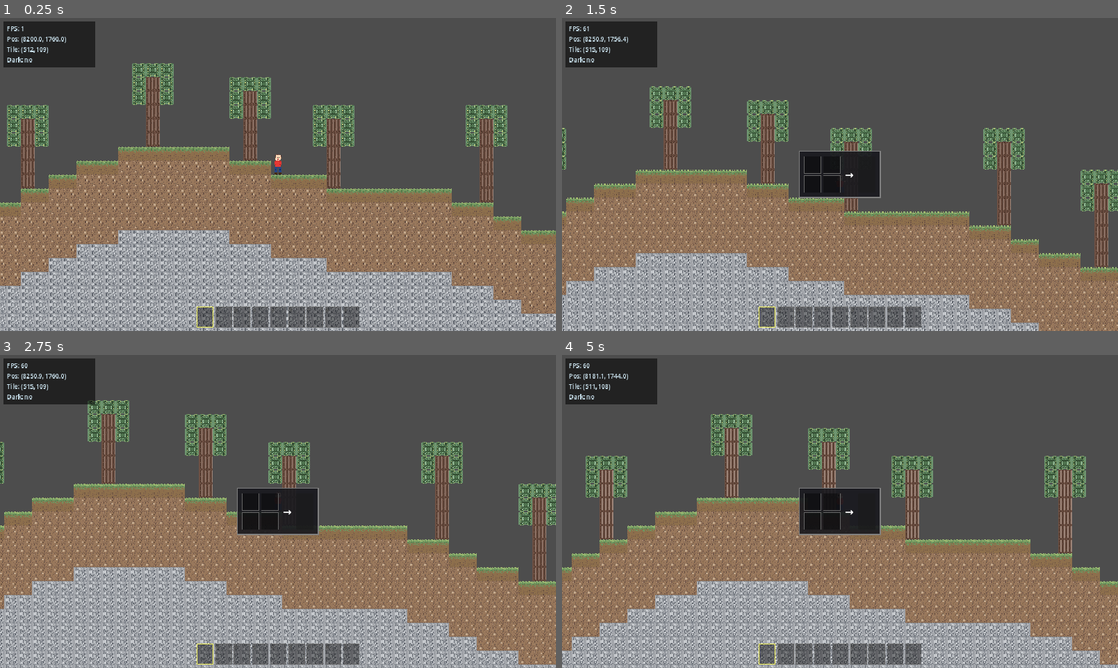
Above: before the commit, frames 1-4 (two rows, left to right).
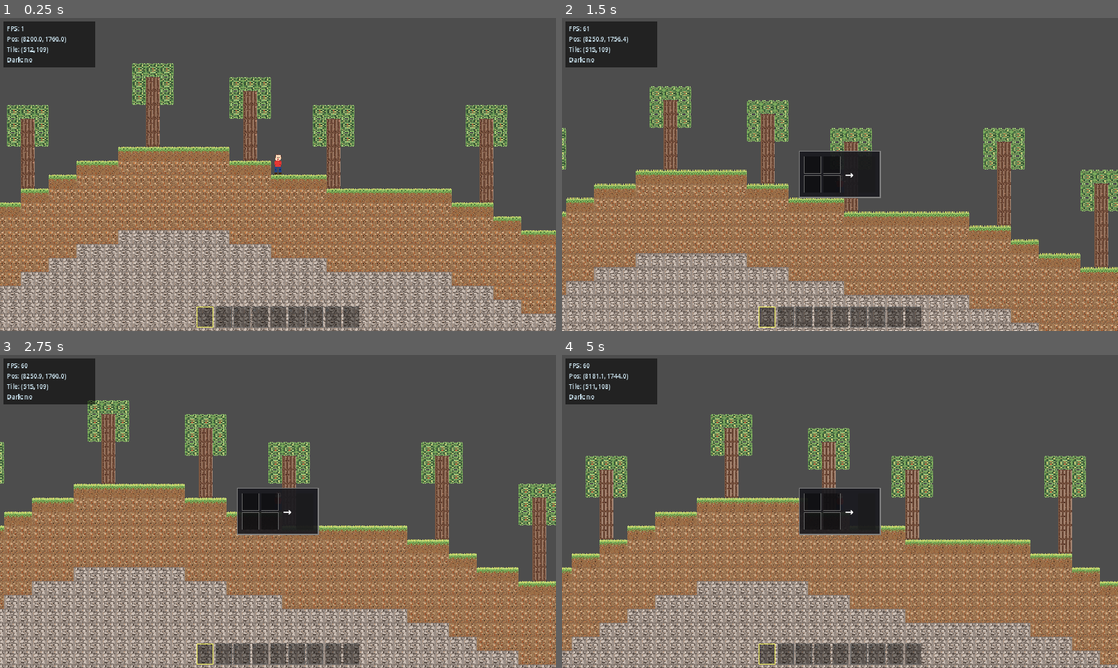
Above: after the commit, the same moments.

Repository: Nornttyy/tielaruia
Game: Godot game, scene res://scenes/main.tscn
The game is run twice, just before and just after one commit, with the same random seed, the same clock (stepped at 60 frames per second) and the same inputs.
Inputs (mouse positions are in pixels of both pictures, inside the frame that each line leads up to):
- Up to frame 1 (0.25 s): no input
- Up to frame 2 (1.5 s): tap Enter at 0.5 s; move the mouse to (962, 158) at 0.52 s; hold D (move_right) 0.53-1.25 s; tap C (crafting_2x2) at 0.6 s; click (962, 158) at 0.67 s; tap Space (jump) at 0.77 s; drag from (728, 190) to (812, 237) at 1.27 s
- Up to frame 3 (2.75 s): move the mouse to (333, 442) at 2.02 s; press the mouse at (333, 442) at 2.03 s; hold D (move_right) from 2.03 s (still down)
- Up to frame 4 (5 s): release D (move_right) at 2.75 s; release the mouse at (895, 442) at 2.75 s; tap Space (jump) at 2.75, 3.77 s; drag from (812, 574) to (673, 464) at 2.77 s; move the mouse to (1006, 558) at 3.52 s; hold A (move_left) 3.53-4.25 s; hold Shift 3.53-4.25 s; drag from (673, 464) to (756, 433) at 4.27 s

The runs differ from the first frame. In frame 1, 32% of the frame differs, in the area x 0-100%, y 14-100%; in frame 2, 25%; in frame 3, 31%; in frame 4, 29%.

Commit message:
art(blocks): 全面重画 6 个方块 pattern — 暖色调 + 高细节
调色板从冷转暖:
- STONE 冷蓝灰 → 暖灰 (warm warm-grey + 砂岩 o 调)
- GRASS/LEAVES 偏冷绿 → 偏黄暖绿 + 金黄草穗/橄榄/秋红浆果
- DIRT 加红棕 r + 暖橙 o, 整体上色
- SAND 偏柠檬黄 → 暖沙黄 + 橙调
- LOG 加 r/p/o 中树皮和樱木暖橙

Pattern 重画 (不是只换色):
- GRASS: 参差不齐草尖 (3 种颜色混合) + 草根 r 下垂进泥土
- DIRT: 暖土团块 (LL + o 边缘) + 红棕砂粒 (r) + 多层石子
- STONE: 暖灰岩石块 (4 个 LL 凸块) + 横向裂纹 (kkkk) 而非散点
- SAND: 横向波纹 (Y) + 沙丘凸起 (LL) + 暖橙沙粒, 不再纯黄
- LOG: 4 道竖凹沟 + 凸条 + 2 个木结 (RR 带 B 框) 而非单 RR
- LEAVES: 多个叶簇 (簇心 hhh 高光带) + 秋红浆果 r + 4 角透空

Co-Authored-By: Claude Opus 4.7 (1M context) <noreply@anthropic.com>

Diff:
--- a/scripts/art/blocks_art.gd
+++ b/scripts/art/blocks_art.gd
@@ -24,64 +24,72 @@
 # --- 调色板 (每方块独立) ---
 
 const _P_GRASS := {
-	"a": Color8(143, 179, 112),  # 高光 (柔化)
-	"g": Color8(111, 149, 96),   # 基色 (降饱和)
-	"G": Color8(84, 120, 74),    # 阴影
-	"m": Color8(125, 158, 95),   # 中绿 (新)
-	"y": Color8(176, 190, 110),  # 黄绿草尖 (新)
-	"d": Color8(141, 111, 76),   # 泥土过渡 (变暖)
-	"D": Color8(117, 89, 74),    # 泥土阴影
-	"k": Color8(91, 69, 58),     # 小石子
+	"a": Color8(181, 214, 115),  # 暖黄绿高光
+	"g": Color8(125, 173, 90),   # 暖绿基
+	"G": Color8(79, 124, 62),    # 深暖绿
+	"m": Color8(149, 194, 97),   # 中暖绿
+	"y": Color8(220, 220, 120),  # 金黄草尖
+	"s": Color8(199, 204, 90),   # 金黄草穗
+	"d": Color8(156, 112, 72),   # 暖泥
+	"D": Color8(126, 88, 64),    # 泥阴影
+	"k": Color8(94, 65, 44),     # 小石子
+	"l": Color8(186, 144, 112),  # 泥高光
+	"r": Color8(160, 90, 48),    # 红棕根
 }
 
 const _P_DIRT := {
-	"d": Color8(153, 120, 92),   # 基色 (柔化)
-	"D": Color8(117, 89, 74),    # 阴影 (柔化)
-	"k": Color8(91, 69, 58),     # 小石子 (变暖)
-	"l": Color8(179, 149, 122),  # 高光 (柔化)
-	"L": Color8(195, 169, 141),  # 凸起亮面 (柔化)
-	"p": Color8(126, 106, 86),   # 冷棕调 (新)
-	"r": Color8(139, 109, 79),   # 红棕调 (新)
+	"d": Color8(160, 122, 85),   # 暖泥基
+	"D": Color8(126, 88, 64),    # 深暗
+	"k": Color8(92, 63, 42),     # 石子
+	"l": Color8(188, 149, 115),  # 高光
+	"L": Color8(204, 166, 129),  # 凸起亮
+	"r": Color8(160, 85, 46),    # 红棕
+	"p": Color8(136, 97, 68),    # 冷棕
+	"o": Color8(201, 126, 69),   # 暖橙
 }
 
 const _P_STONE := {
-	"s": Color8(163, 166, 171),  # 基色 (微冷蓝调)
-	"S": Color8(126, 131, 137),  # 阴影
-	"l": Color8(182, 186, 190),  # 高光
-	"k": Color8(95, 100, 108),   # 裂纹 (柔化)
-	"L": Color8(199, 202, 206),  # 凸起亮面 (柔化, 不再刺眼)
-	"m": Color8(142, 146, 154),  # 中灰 (新)
-	"b": Color8(107, 112, 122),  # 冷蓝灰 (新)
+	"s": Color8(156, 144, 136),  # 暖灰基 (warm warm-grey)
+	"S": Color8(122, 110, 102),  # 暖灰阴影
+	"l": Color8(182, 168, 158),  # 暖高光
+	"k": Color8(92, 80, 72),     # 暖裂纹
+	"L": Color8(204, 191, 181),  # 暖凸起
+	"m": Color8(138, 125, 116),  # 中暖灰
+	"b": Color8(110, 98, 90),    # 深暖灰
+	"o": Color8(184, 154, 130),  # 砂岩调
 }
 
 const _P_SAND := {
-	"y": Color8(220, 190, 131),  # 基色 (大幅降饱和)
-	"Y": Color8(184, 156, 110),  # 阴影
-	"l": Color8(235, 215, 168),  # 高光 (柔和米黄)
-	"k": Color8(147, 121, 77),   # 小石子
-	"L": Color8(240, 222, 181),  # 凸起亮面 (柔化)
-	"o": Color8(202, 168, 119),  # 暖中调 (新)
-	"b": Color8(214, 189, 140),  # 沙色变种 (新)
+	"y": Color8(229, 196, 133),  # 暖沙基
+	"Y": Color8(184, 152, 104),  # 阴影
+	"l": Color8(240, 220, 168),  # 高光
+	"k": Color8(138, 110, 69),   # 石子
+	"L": Color8(245, 227, 181),  # 凸起亮
+	"o": Color8(213, 162, 107),  # 暖橙
+	"r": Color8(193, 130, 80),   # 深暖
+	"b": Color8(221, 183, 120),  # 沙变种
 }
 
 const _P_LOG := {
-	"b": Color8(110, 80, 67),    # 树皮基色 (柔化)
-	"B": Color8(74, 52, 41),     # 树皮深沟
-	"l": Color8(154, 131, 119),  # 树皮高光（凸条, 柔化)
-	"R": Color8(92, 67, 56),     # 木结
-	"r": Color8(132, 103, 87),   # 中树皮 (新)
-	"p": Color8(120, 90, 75),    # 副基色 (新)
-	"s": Color8(146, 119, 106),  # 树皮变种 (新)
+	"b": Color8(124, 86, 64),    # 暖树皮基
+	"B": Color8(85, 53, 41),     # 深沟
+	"l": Color8(163, 133, 115),  # 树皮高光
+	"R": Color8(108, 70, 54),    # 木结
+	"r": Color8(148, 111, 88),   # 中树皮
+	"p": Color8(136, 96, 76),    # 副基
+	"s": Color8(161, 132, 114),  # 树皮变种
+	"o": Color8(184, 131, 106),  # 樱木暖橙
 }
 
 const _P_LEAVES := {
-	"l": Color8(111, 150, 112),  # 中绿 (柔化)
-	"L": Color8(79, 116, 79),    # 阴影
-	"d": Color8(53, 79, 52),     # 最深
-	"h": Color8(143, 181, 144),  # 高光 (柔化)
-	"y": Color8(181, 190, 116),  # 黄橄榄 (新)
-	"s": Color8(91, 126, 91),    # 中阴影 (新)
-	"a": Color8(162, 176, 122),  # 鼠尾草 (新)
+	"l": Color8(125, 173, 92),   # 暖中绿
+	"L": Color8(86, 129, 74),    # 暖阴影
+	"d": Color8(58, 89, 56),     # 最深
+	"h": Color8(164, 197, 122),  # 暖高光
+	"y": Color8(201, 197, 111),  # 金橄榄
+	"s": Color8(108, 142, 88),   # 中阴影
+	"a": Color8(180, 185, 120),  # 鼠尾草
+	"r": Color8(184, 100, 58),   # 秋红
 }
 
 const _P_PLANKS := {
@@ -115,124 +123,124 @@
 
 # --- 图案 (每方块 16x16) ---
 
-# 草方块：草尖 (y黄绿 + a高光 + .透空) + 中绿 m 增加色彩层次
+# 草方块：参差不齐草尖 (透空+金黄y+穗s) → 多层暖绿 (a/g/m/G) → 草根下垂 (r) → 暖泥
 const _GRASS := [
-	".y..aa..a..ay..a",
-	"amaagaagamagaaya",
-	"agGmgmGggmgmgGga",
-	"GgmgGgGmggGgGmgg",
-	"gGddgdGddgGdgdgg",
-	"ddggddgdgdggddgd",
-	"dddgddddddddgddd",
-	"dddddddddddddddd",
-	"dDdddddDdddddddd",
-	"ddDddddddddddddd",
-	"DdddddddddDdkddd",
-	"ddDddDdddddddddd",
-	"dddddddDdkddDddd",
-	"DddddDddddddddDd",
-	"dddDddddddddDddd",
-	"dDddddDdddddkddd",
-]
-
-# 泥土：凸起 (LL) + 石子 (k) + 红棕 (r) + 冷棕 (p) 色斑加色彩层次
+	".y..s.y.s.a.y.s.",
+	"ayasaysaygasaaya",
+	"gagmgaGmgaGmgagm",
+	"mgGmgmGgmGgmGgGm",
+	"GgmGgGmgGgmGgGmg",
+	"gGdgrgGdgrGdgrGd",
+	"drddrddgddrddddg",
+	"dDdldDddkddDdddl",
+	"ddDdddDddlddrddd",
+	"DdlrddddDddkdddd",
+	"ddDddrdDddddddDd",
+	"ddrdkddddrddDddd",
+	"dDdddDdddrkddDdd",
+	"drdddddDdldDdddd",
+	"ddDdddrddkdDdddd",
+	"Ddrdddrkddrdldrd",
+]
+
+# 泥土：暖土团块 (LL+边缘 o 暖橙) + 红棕 (r) 砂粒 + 冷棕 (p) + 深石子 (k) 细节
 const _DIRT := [
-	"dDdDdpDddDpdDdDd",
-	"ddlDdrdddddddkdd",
-	"dDdddkdDdLLdrddd",
-	"dddpdddddLLdkddd",
-	"dDddDdpdddddrddd",
-	"ddkddDdddddpdddD",
-	"ddDdddddrdkLLddd",
-	"dpddddddddDLLdkd",
-	"dlddpdddDdddddDd",
-	"ddddDddrdddddpDd",
-	"DdpdddddddDddkdd",
-	"ddddDkdrdddddddd",
-	"ddDLLdpdddddDddD",
-	"dpdLLddDdddddDDd",
-	"ddddddDdrddkdDdd",
-	"DddDdDdpdDddrdDd",
-]
-
-# 石头：凸起 (LL) + 裂纹 (k) + 中灰 (m) + 冷蓝灰 (b) 加色彩
+	"dDdpdDdDdpdDdpdD",
+	"dlddddrddpkddpdd",
+	"ddoLLddddDLLdrdd",
+	"dDoLLrdddDLLdkdd",
+	"dpddDdoLLdrkdLLd",
+	"ddpdrddLLddDddLd",
+	"ddDdrkddrdkdrkdd",
+	"dpdddDdpdldDdldD",
+	"dllLdpddrdkdldDd",
+	"dpdLLrddpdddrDdd",
+	"DdddorddddLLkdpd",
+	"ddpdDodddpdLLrdd",
+	"dDdrdLLddpdddoDd",
+	"dpddrdDdkddpdkdD",
+	"drDdpdrddoddDddo",
+	"DdpdrdDpdrdpDdrd",
+]
+
+# 石头：暖灰岩石块 (LL 凸块带 o 暖砂岩高光) + 横向裂纹 (kkkk) + 中灰 m / 深灰 b
 const _STONE := [
-	"sSmSsssSsSmSsSbs",
-	"slksslLLslsmsLss",
-	"ssksklLLslsssLbs",
-	"ssklssklssbsklss",
-	"sLLLLkssksssklms",
-	"sLLLLklllksbsLss",
-	"sLLLLklllksssLss",
-	"sssklllllkLLkbss",
-	"ssbklssklsLLkLss",
-	"ssklksksslsklsLm",
-	"slkssklllsmLLkss",
-	"slksslssklsLLkms",
-	"sssklssklsbsklss",
-	"sssLLkssssklbsLs",
-	"ssLLLkksssmklssb",
-	"sSsSsbsSsSmSsSss",
-]
-
-# 沙：凸起 (LL) + 石子 (k) + 暖中调 (o) + 变种 (b) 加色彩
+	"SbsSsbsSsbsSsbsS",
+	"smLLkssssooLLkss",
+	"sLLLkssksslLLkss",
+	"sslksskkkkksslkk",
+	"somLLLsksslkmLss",
+	"soLLLLssllksLLls",
+	"ssLLLkssbkssLLLs",
+	"slkkkkbsslkkkkls",
+	"somsLLLsskLLLmss",
+	"sLLkssolksLLLkbs",
+	"sLLslkkbskssLLls",
+	"ssssLLLLossolssm",
+	"somsLLLkssbkLLss",
+	"sslkkkbsslkLLLss",
+	"somssklllksmsLls",
+	"sSsbsSsSsbsSsSss",
+]
+
+# 沙：横向波纹 (Y 浅条) + 暖橙 o/b 沙粒 + 凸起沙丘 (LL) + 偶发暗石 (k)
 const _SAND := [
-	"yyoyylyybyyyyyyy",
-	"yyyykybyyyyoyLLy",
-	"yoyLLyybyyyyyLLy",
-	"yyLLLyobkyyybyyy",
-	"yYybyyykyoyyyYyy",
-	"yyyyYbyyyoyykyyy",
-	"yyokyybyyYyyyyly",
-	"yyobyyybyykLLyyy",
-	"yobyybyyykLLLLby",
-	"ylobyyYbyyLLLlyo",
-	"yyobyykyyybyyyyo",
-	"yyobyyyyybyyooyy",
-	"yobyyybyyyyylyyo",
-	"yyoykLLyybkyyybo",
-	"yYyykLLybyyyyooy",
-	"yyybyyybyyyooyyy",
-]
-
-# 原木：竖向树皮 + 凸条 (l) + 木结 (R) + 中树皮 (r) + 副基 (p) 增加色彩
+	"yYyyyYyyyYyyyYyy",
+	"yllyybyybyybyylo",
+	"yobyyyykyyyybyyy",
+	"yLLLlyybyobyyyly",
+	"Ybobyybkyybobyyy",
+	"yyyyobyyooyyybky",
+	"yyobyLLlyybyykyo",
+	"yyybLLLlobyykyly",
+	"yyyobLLlyybyyooy",
+	"yloyyybyobyykyyy",
+	"Ybyyobyyyykyybyo",
+	"yyobyybyyybobyyy",
+	"yyybLLlyobyykyyy",
+	"yYobLLlyyykyyybo",
+	"Ybobyyykyybobyko",
+	"yYyyyYyyyYyyyYyy",
+]
+
+# 原木：暖竖纹树皮 (4 道凹沟 B + 凸条 l) + 2 个木结 (RR 带 B 框) + 中树皮 r + 樱木暖橙 o 微调
 const _LOG := [
-	"bbBbbBbbBbbBbbBb",
-	"bBblbBblbBblpBbl",
-	"bbblbBblbbblbBbl",
+	"bBbpBbbBpbBbpBbB",
+	"bBblrBblbBblrBbl",
+	"brBlbBblpBblbBol",
+	"bBblbBplbBblbBbl",
+	"bBblbRRlbBblbBbl",
+	"bBpbBRRBbBblbBbl",
+	"bBblbrblbBblbBbl",
+	"brblbBblpBblrBbl",
 	"bBblbBblbBblbBbl",
-	"bBblbRRlbBblbBbl",
-	"bBblbRRlbBblbBbl",
-	"bBblbBblbBblbBbl",
-	"brblpBblbBblbBbl",
-	"bBblbBblbBblbBbl",
+	"bBblbBblbBplbRRl",
 	"bBblbBblbBblbRRl",
-	"bBblbBblbBblbRRl",
-	"bBblbBblbBrlbBbl",
-	"bbblbBblpBblbBbl",
-	"bBblbBblbBblbBbl",
-	"bbBbbBbpBbbBbbBb",
-	"bbbBbbBbbBbbBbbb",
-]
-
-# 树叶：叶簇 + 高光 + 透角 + 黄橄榄 (y) + 中阴影 (s) + 鼠尾草 (a) 增色彩
+	"bBblbBblobblbrbl",
+	"brblbBplbBblbBbl",
+	"bBblbBblbBblbBpl",
+	"bbBbpBbpBbBbpBbB",
+	"bbbBbbBbbBbbBbpb",
+]
+
+# 树叶：4 角透空 + 多个叶簇 (簇心 h 高光 + d 阴影框) + 秋红浆果 r + 金橄榄 y + 鼠尾草 a
 const _LEAVES := [
-	".lLyll....llylL.",
-	"lLLddyllllyddLLl",
-	"lLddhdLsLdhddLll",
-	"lLaddhLLhLLddyLl",
-	"llLLsLLLLLLsLLll",
-	"llLLddddddddLLll",
-	"lLydhhdLLdhhdyLl",
-	"lLddhsLLLLshddLl",
-	"lLddhsLLLLshddLl",
-	"lLydhhdLLdhhdyLl",
-	"llLLddddddddLLll",
-	"llLLsLLLLLLsLLll",
-	"lLaddhLLhLLddyLl",
-	"lLddhdLsLdhddLll",
-	"lLLddyllllyddLLl",
-	".lyLll....llLyl.",
+	".lhLh....hLhl.h.",
+	"lLhddhlllhddhLls",
+	"Lddyhddssddyhdds",
+	"lLyddhsssddyaLls",
+	"llLLLsLLLLsLLLll",
+	"lLLddhhhhhhddLLs",
+	"Lddhhddrrddhhddl",
+	"Lddysssssyydddal",
+	"lddysssssyyddddl",
+	"Lddhhddrrddhhddl",
+	"lLLddhhhhhhddLLs",
+	"llLLLsLLLLsLLLll",
+	"lLyddhsssddyaLls",
+	"Lddyhddssddyhdds",
+	"lLhddhlllhddhLls",
+	".lhLh....hLhl.h.",
 ]
 
 const _PLANKS := [
